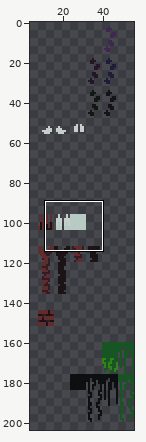
Edited in one commit: sprite sheet (sprites/spr_jungle_foreground_props_tileset/edfb4a30-14fc-408e-8716-15761f76d7bc.png). The picture above shows the old version from afar; the outline marks the close-up.
Close-up. Before the edit:
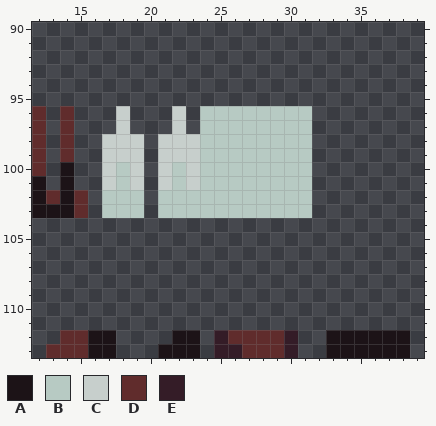
The file is 56x204 pixels. Shown: x 12..39, y 90..113. The wide view leaves out empty margins.
Palette (. is transparent): A #1c1317  B #b7cac3  C #c7cfcc  D #602c2c  E #341c27
The same view after the edit:
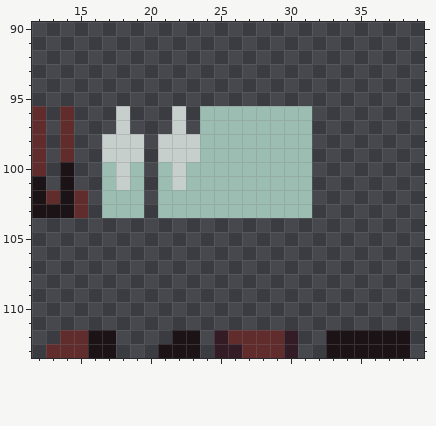
Difference:
colour B: #b7cac3 -> #9cbeb2
Changed rows in their new state; - is a pixel that keeps its letter.
first column x 17:
100 BCB-BCB
101 BCB-BCB
Changed places in both close-ups, as pixel boxes (x1, y1, x2, y2):
changed: (102, 106, 312, 218)
